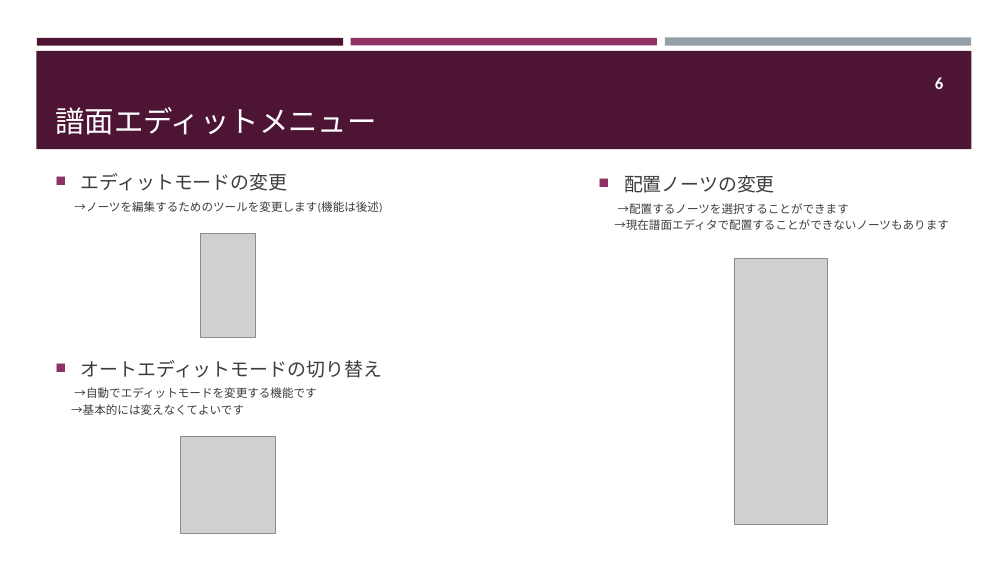
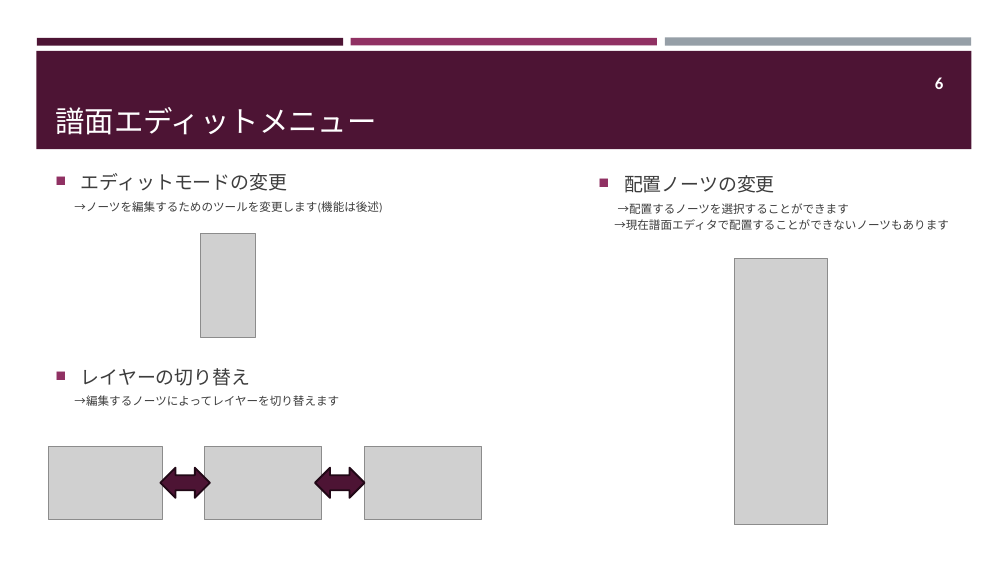
Before and after one commit to mumiroMurorin/MURORYTHM_DIMENTION, a slide deck: slide 7 of Assets/ChartEditor/Texture/Explanation/ChartEditor説明書.pptx. Drawn at 1008x567 pixels with LibreOffice and Linux fonts; fonts in the diff are those of the drawing; grey boxes stand for pictures. Boxes give left, top, right and bottom in pixels: in the first picture for what was removed or moved away, otherwise in the second. Text is boxed around its words. In the diff, an @@ line names an element or a change of style, - is before the commit and + after.

```diff
--- a/Assets/ChartEditor/Texture/Explanation/ChartEditor説明書.pptx
+++ b/Assets/ChartEditor/Texture/Explanation/ChartEditor説明書.pptx
@@ text at bbox=[74, 368, 339, 406]: text changed @@
-■ オートエディットモードの切り替え
-→自動でエディットモードを変更する機能です
-→基本的には変えなくてよいです
+■ レイヤーの切り替え
+→編集するノーツによってレイヤーを切り替えます
@@ picture added at bbox=[48, 446, 163, 520] @@
@@ picture removed at bbox=[180, 436, 276, 533] @@
@@ picture added at bbox=[205, 446, 322, 520] @@
@@ picture added at bbox=[364, 446, 482, 520] @@
@@ up down arrow added at bbox=[161, 468, 210, 498], fill #4D1434, outline #220917 1.75 pt @@
@@ up down arrow added at bbox=[315, 468, 364, 498], fill #4D1434, outline #220917 1.75 pt @@
```
Also in this commit, not shown: 10 other slides changed, 7 slides added, 44 other files.
